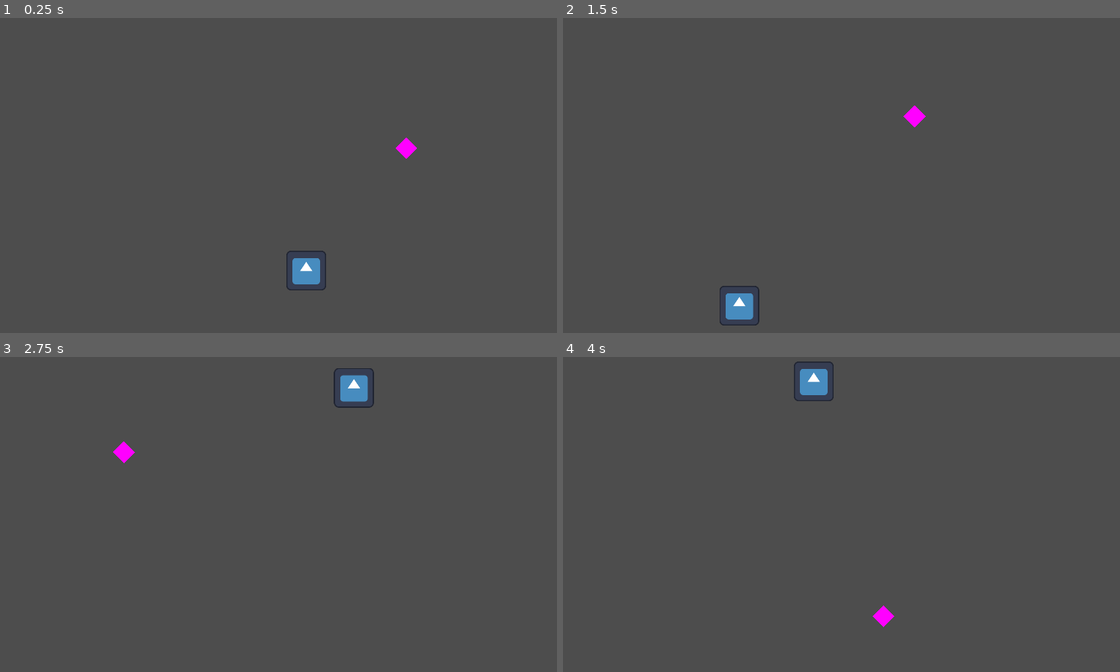
Above: before the commit, frames 1-4 (two rows, left to right).
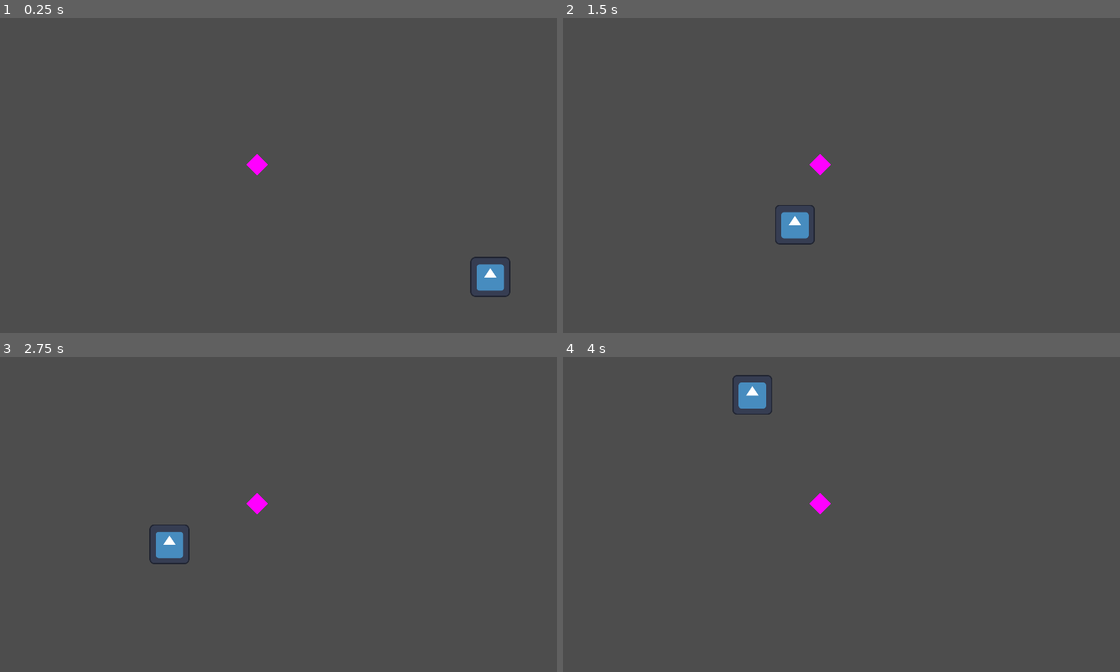
Above: after the commit, the same moments.

Repository: stokatyan/godot-ai
Game: Godot game, scene res://TestGame/PickupCoinGame.tscn
Two runs of this game, one before a commit and one after it. Both use one fixed random seed, a clock stepped at 60 frames per second and the inputs below. The engine's default icon, where the game draws it, is replaced by a stand-in: a white triangle on a blue panel in a dark square.
Inputs:
- Up to frame 1 (0.25 s): no input
- Up to frame 2 (1.5 s): tap Enter at 0.5 s; hold D 0.53-1.28 s; tap N at 0.6 s; tap 1 at 0.8, 1.35 s; hold S from 1.28 s (still down)
- Up to frame 3 (2.75 s): tap N at 1.55, 2.1 s; release S at 2.03 s; hold D from 2.03 s (still down); tap 1 at 2.3 s
- Up to frame 4 (4 s): release D at 2.78 s; hold Up 2.78-3.53 s; tap 1 at 2.85, 3.8 s; tap N at 3.05 s; tap Space at 3.5 s; hold A from 3.53 s (still down); hold Enter from 3.53 s (still down)

The runs differ from the first frame. In frame 1, 1.3% of the frame differs, in the area x 44-92%, y 38-89%; in frame 2, 1.3%; in frame 3, 1.3%; in frame 4, 1.3%.
Error in both runs: Cannot call method 'poll' on a null value. (res://AI/AIServerTCP.gd:40)

Commit message:
factor out simulation; normalize state representation

Diff:
--- /dev/null
+++ b/godot-ai-client/TestGame/PCGSimulation.gd
@@ -0,0 +1,32 @@
+extends RefCounted
+
+class_name PCGSimulation
+
+var hero_position: Vector2
+var coin_position: Vector2
+
+var _map_size = Vector2(1500.0, 800.0)
+
+
+func new_game():
+	hero_position = Vector2(randf_range(-_map_size.x/2, _map_size.x/2), randf_range(-_map_size.y/2, _map_size.y/2))
+	hero_position = Vector2(randf_range(-_map_size.x/2, _map_size.x/2), randf_range(-_map_size.y/2, _map_size.y/2))
+	if is_game_complete():
+		new_game()
+
+func is_game_complete() -> bool:
+	return hero_position.distance_to(coin_position) < 80
+
+func move_hero(force: float, direction: float, callback = null):
+	var move_vector = Vector2.from_angle(direction)
+	hero_position += move_vector * force * 10
+	if callback:
+		callback.call(self)
+
+func get_game_state() -> Array[float]:
+	var x_r = _map_size.x/2
+	var y_r = _map_size.y/2
+	return [hero_position.x/x_r, hero_position.y/y_r, coin_position.x/x_r, coin_position.y/y_r]
+
+func get_score() -> float:
+	return 1.0 - hero_position.distance_to(coin_position)
--- a/godot-ai-client/TestGame/PickupCoinGame.gd
+++ b/godot-ai-client/TestGame/PickupCoinGame.gd
@@ -11,9 +11,12 @@
 var _is_loop_training = false
 var _is_testing = false
 
+var _simulation = PCGSimulation.new()
+
 # Called when the node enters the scene tree for the first time.
 func _ready():
-	_new_game()
+	_simulation.new_game()
+	_display_simulation(_simulation)
 
 func _input(event):
 	var key_input = event as InputEventKey
@@ -31,15 +34,16 @@
 			_is_testing = false
 
 		KEY_N:
-			_new_game()
+			_simulation.new_game()
+			_display_simulation(_simulation)
 		KEY_UP:
 			_setup_ai()
 		KEY_1: # Get and Apply action
-			var current_state = _get_game_state()
+			var current_state = _simulation.get_game_state()
 			var start_time = Time.get_ticks_msec()
 			var action = await _ai_tcp.get_action(current_state)
 			var _time_elapsed = (Time.get_ticks_msec() - start_time) / 1000.0
-			_move_hero(_time_elapsed, action[0])
+			_simulation.move_hero(action[1], action[0], _display_simulation)
 		KEY_2: # Get and Submit batch
 			var replays = await _get_batch_from_playing_round(false)
 			var response = await _ai_tcp.submit_batch_replay(replays)
@@ -64,59 +68,36 @@
 		move_vector += Vector2.RIGHT
 
 	if apply_move:
-		_move_hero(delta, move_vector.angle())
-		if _is_game_complete():
-			_new_game()
+		_simulation.move_hero(1.0, move_vector.angle(), _display_simulation)
+		if _simulation.is_game_complete():
+			_simulation.new_game()
 			return
 
 func _setup_ai():
 	var result = _ai_tcp.attempt_connection_to_ai_server()
 	if !result:
 		return
-	result = await _ai_tcp.init_agent(4, 1, 20, 40)
+	result = await _ai_tcp.init_agent(4, 2, 256, 40)
 	_ai_tcp.load_agent(1)
 
-func _new_game():
-	hero.position = Vector2(randf_range(-_map_size.x/2, _map_size.x/2), randf_range(-_map_size.y/2, _map_size.y/2))
-	coin.position = Vector2(randf_range(-_map_size.x/2, _map_size.x/2), randf_range(-_map_size.y/2, _map_size.y/2))
-	if _is_game_complete():
-		_new_game()
-
-func _is_game_complete() -> bool:
-	return hero.position.distance_to(coin.position) < 80
-
-func _move_hero(delta_time: float, direction: float):
-	var move_vector = Vector2.from_angle(direction)
-	hero.position += move_vector * move_speed * delta_time
-
-func _get_game_state() -> Array[float]:
-	return [hero.position.x, hero.position.y, coin.position.x, coin.position.y]
-
-
 func _get_batch_from_playing_round(deterministic: bool) -> Array[Replay]:
-	_new_game()
+	_simulation.new_game()
 	var batch: Array[Replay] = []
 	var start_time = Time.get_ticks_msec()
 	var average_reward = 0
 
 	while Time.get_ticks_msec() - start_time < 1000.0:
-		var score_before = _get_score()
-		var t = Time.get_ticks_msec()
-		var state = _get_game_state()
+		var score_before = _simulation.get_score()
+		var state = _simulation.get_game_state()
 		var actions = await _ai_tcp.get_batch_actions([state], deterministic)
 		var action = actions[0] # Since we are not simulating in parallel, there is only 1 action
-		var _time_elapsed = (Time.get_ticks_msec() - t) / 1000.0
-		_move_hero(_time_elapsed, action[0])
-		var state_ = _get_game_state()
-		var is_done = _is_game_complete()
-		var score_after = _get_score()
+		_simulation.move_hero(action[1], action[0], _display_simulation)
+		var state_ = _simulation.get_game_state()
+		var is_done = _simulation.is_game_complete()
+		var score_after = _simulation.get_score()
 		var reward = score_after - score_before
-		if reward > 0:
-			reward = 100
-		else:
-			reward = -100
-		if is_done:
-			reward += 200
+		#if is_done:
+			#reward += 50
 		var replay = Replay.new(state, action, reward, state_, is_done)
 		batch.append(replay)
 		average_reward = reward
@@ -129,9 +110,6 @@
 		print("Average Reward: " + str(average_reward))
 
 	return batch
-
-func _get_score() -> float:
-	return 1000.0 - hero.position.distance_to(coin.position)
 
 func _loop_train():
 	if _is_loop_training:
@@ -147,3 +125,7 @@
 		return
 	else:
 		_loop_train()
+
+func _display_simulation(sim: PCGSimulation):
+	hero.position = sim.hero_position
+	coin.position = sim.coin_position
Not shown, removed: godot-ai-client/checkpoints/model-1.pt
